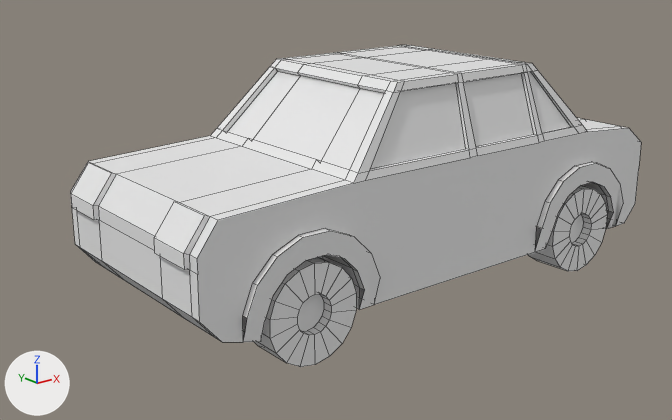
Renders of the FBX model SGD103-Homeless/Assets/Models/BackgroundCar.fbx from each side of a commit.
Camera for both pictures: a 50 mm camera at (-11.19, -12.51, 7.84) aimed at (-1.04, 0.19, 2.76). The lights are fixed; the arrows at lower left show +X, +Y and +Z. Mesh edges are drawn as thin lines. Vertices at the same position are counted once.

Script lines for the objects in view, before the commit:
```python
me_cube = bpy.data.meshes.new('Cube')
me_cube.from_pydata(...)  # 739 vertices, 553 faces; spans x -5.34..5.06, y -2.19..2.19, z -1.64..2.45
# faces by material slot: [296, 62, 153, 16, 10, 4, 12]
me_cube.materials.append(mat_underneath_car)  # white #e7e7e7
me_cube.materials.append(mat_cargreen)  # white #e7e7e7
me_cube.materials.append(mat_car_trim)  # white #e7e7e7
me_cube.materials.append(mat_carlight)  # white #e7e7e7
me_cube.materials.append(mat_carrearlight)  # white #e7e7e7
me_cube.materials.append(mat_rims)  # white #e7e7e7
me_cube.materials.append(mat_car_windows)  # white #e7e7e7
ob_cube = bpy.data.objects.new('Cube', me_cube)
ob_cube.location = (0.0, 0.0, 2.91)
```
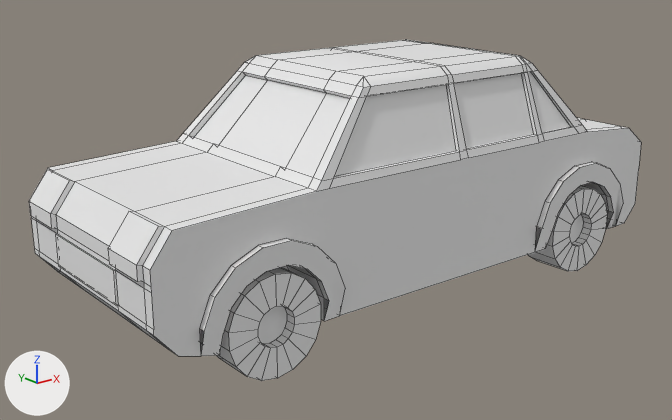
The newer file is also turned or shifted as a whole; pictures and numbers use the older file's frame.

What differs and where, as boxes [x1, y1, x2, y2] in the pictures (672 x 420 px; the box of a moved part takes in the faces that stretch with it):
'Cube', reshaped (7% wider): before [71, 45, 641, 367]; after [29, 40, 641, 381]
part 1 of me_cube, added: after [56, 234, 118, 306]
part 2 of me_cube, moved or reshaped: before [71, 45, 531, 367]; after [29, 40, 531, 381]

Edits to the bpy script that builds the scene:
```text
Change me_cube:
    used by ob_cube; location = (0.0, 0.0, 2.91)
    remove me_cube.from_pydata(...)  # 739 vertices, 553 faces; spans x -5.34..5.06, y -2.19..2.19, z -1.64..2.45
    add me_cube.from_pydata(...)  # 767 vertices, 579 faces; spans x -6.05..5.06, y -2.19..2.19, z -1.64..2.58
    me_cube part 1: a new loose piece, a box spanning x -5.99..-5.77, y -1.02..1.0, z -0.32..0.22, in mat_car_trim (white #e7e7e7)
    me_cube part 2: 382 vertices moved from x -5.34..1.86, y -2.19..2.19, z -1.64..2.45 to x -6.05..1.86, y -2.19..2.19, z -1.64..2.58; 12 vertices added at x -5.96, y -2.07..2.07, z -0.41..-0.32
```
